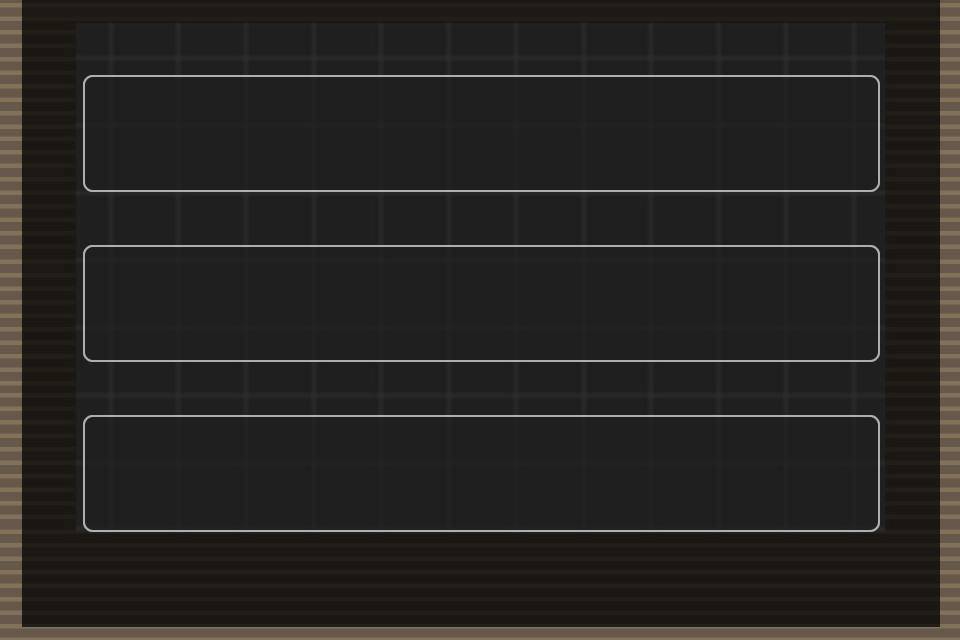
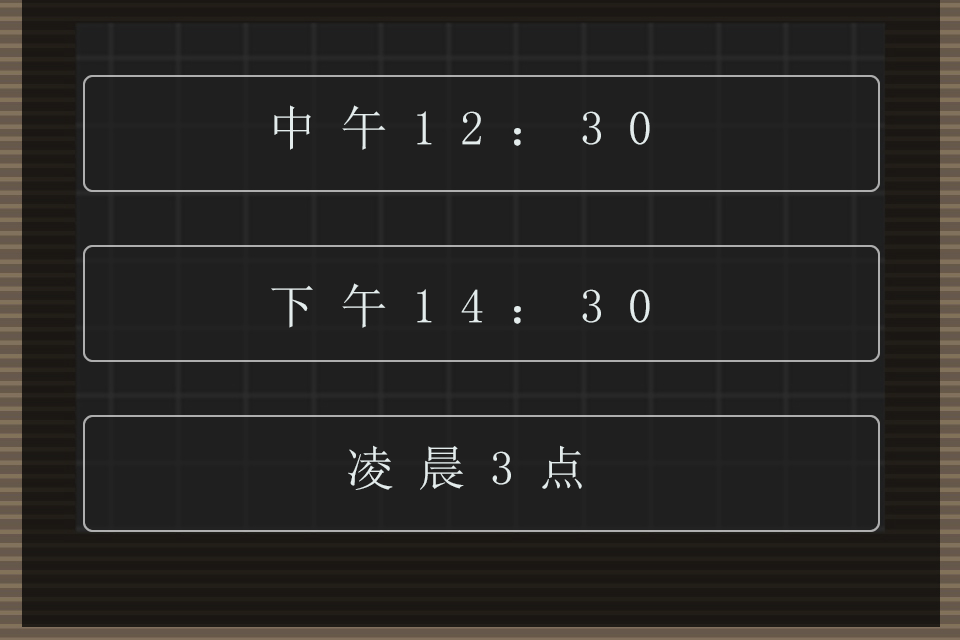
Before/after of a 960x640 layered artwork. What changed in the layer stack:
added layer "凌晨3点" above "下午14：30" over [348, 445, 582, 490]
added layer "下午14：30" above "中午12：30" over [271, 283, 650, 328]
added layer "中午12：30" above "圆角矩形 1" over [274, 105, 650, 150]
